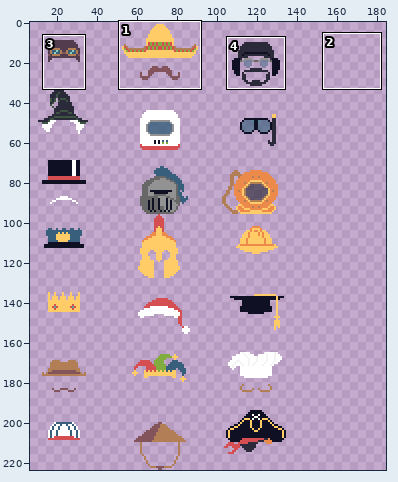
One commit to this pixel-art file: art/hats.aseprite. Above: a wide view before the commit, with the close-up outlined.
Close-up. Old version:
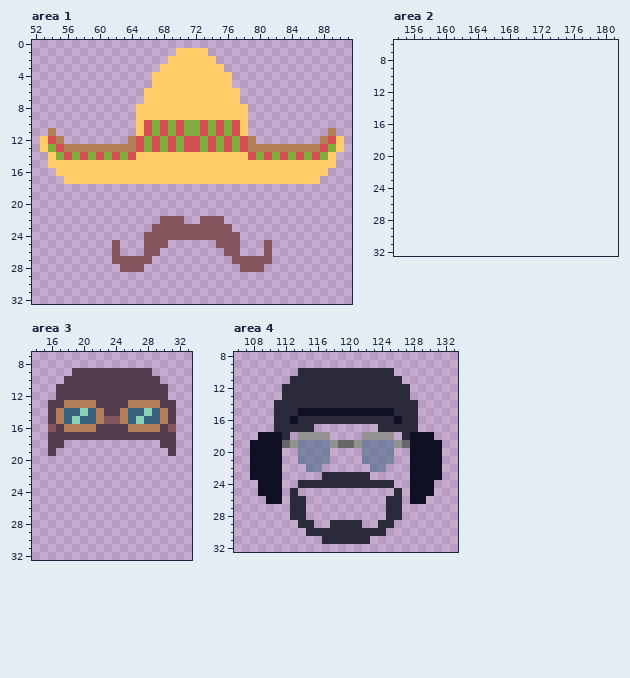
144x224 pixels, 1 frame. Colours within 5 levels of each other are drawn and written as one. Shown: area 1: x 52..91, y 0..32; area 2: x 154..181, y 6..32; area 3: x 14..33, y 7..32; area 4: x 106..133, y 8..32. The old version is drawn lined up with the new one, on the new canvas. The wide view leaves out empty margins. The commit also changed other parts of the picture, which this record leaves out.
After:
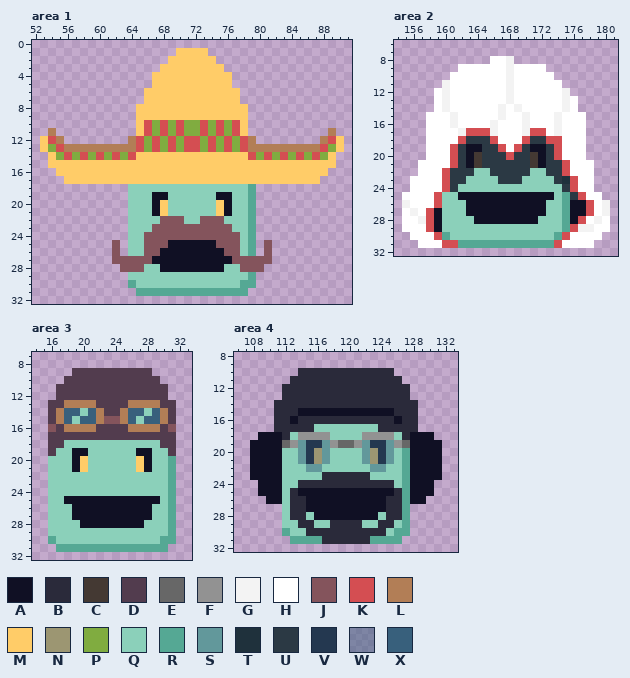
Palette (. is transparent): A #101024  B #2a2a3a  C #443933  D #523c4e  E #676767  F #929292  G #f3f3f3  H #ffffff  J #84545c  K #d44e52  L #b27e56  M #ffcc68  N #9c9672  P #80ac40  Q #8bd0ba  R #55a894  S #62989b  T #1f313c  U #2b3944  V #243850  W #38607c7f  X #38607c
The exact change:
canvas 144x224 -> 192x224
Area 1:
y 18: x 64..79 ................ -> QQQQQQQQQQQQQQQR
y 19: x 64..79 ................ -> QQQAAQQQQQQAAQQR
y 20..21: x 64..79 ................ -> QQQAMQQQQQQMAQQR
y 22: x 64..67 .... -> QQQQ; x 71..72 .. -> QQ; x 76..79 .... -> QQQR
y 23: x 64..66 ... -> QQQ; x 77..79 ... -> QQR
y 24: x 64..65 .. -> QQ; x 78..79 .. -> QR
y 25: x 64..65 .. -> QQ; x 69..74 ...... -> AAAAAA; x 78..79 .. -> QR
y 26: x 64..65 .. -> QQ; x 68..75 ........ -> AAAAAAAA; x 78..79 .. -> QR
y 27: x 67..76 .......... -> AAAAAAAAAA
y 28: x 66..77 ............ -> QQAAAAAAAAQQ
y 29: x 64..79 ................ -> QQQQQQQQQQQQQQQR
y 30: x 64..79 ................ -> RQQQQQQQQQQQQQRR
y 31: x 65..78 .............. -> RRRRRRRRRRRRRR
Area 2:
y 8: x 166..168 ... -> HHG
y 9: x 162..172 ........... -> HHHHHHGHHHH
y 10: x 161..173 ............. -> HHHHHHHGHHHHH
y 11: x 160..174 ............... -> GHHHHHHHGHHHHHH
y 12: x 159..175 ................. -> HGHHHHHHHGHHHHHHG
y 13: x 159..176 .................. -> HGHHHHHHHGHHHHHHGH
y 14: x 159..176 .................. -> HGHHHHHHGHGHHHHHGH
y 15: x 158..177 .................... -> HHHGHHHHHGHHGHHHGHHH
y 16: x 158..177 .................... -> HHHGHHHHGHHHGHHHGHHH
y 17: x 158..177 .................... -> HHHHGKKKGHHHGKKHGHHH
y 18: x 158..177 .................... -> HHHHKUUUKHHHKUUKKHHH
y 19: x 158..177 .................... -> HHHKUAAUUKHKUAAUKHHH
y 20: x 158..177 .................... -> HHHKUACUUUKUUCAUKHHH
y 21: x 157..178 ...................... -> HHHHKUACUUUUUUCAUUKHHH
y 22: x 157..178 ...................... -> HHHKUUUQQUUUUUQQUUKHHH
y 23: x 156..178 ....................... -> HHHHKUUQQQQUUUQQQQUTKHH
y 24: x 156..178 ....................... -> HHHHKUQQQQQQQQQQQQQUKHH
y 25: x 155..179 ......................... -> HHHHKQQAAAAAAAAAAAAQRUKHH
y 26: x 155..180 .......................... -> GHHHKQQQAAAAAAAAAAQQRAAKHG
y 27: x 155..180 .......................... -> HGHKAQQQAAAAAAAAAAQQRAAKHG
y 28: x 155..180 .......................... -> HHGKAQQQQAAAAAAAAQQQRAKHGH
y 29: x 155..180 .......................... -> HHHKAQQQQQQQQQQQQQQQRKGGHH
y 30: x 156..179 ........................ -> HHHKRQQQQQQQQQQQQQRKHHHH
y 31: x 157..178 ...................... -> HHHKKRRRRRRRRRRRRKHHHH
Area 3:
y 18: x 18..29 ............ -> QQQQQQQQQQQQ
y 19: x 17..30 .............. -> QQAAQQQQQQAAQQ
y 20..21: x 16..31 ................ -> QQQAMQQQQQQMAQQR
y 22..24: x 16..31 ................ -> QQQQQQQQQQQQQQQR
y 25: x 16..31 ................ -> QQAAAAAAAAAAAAQR
y 26..27: x 16..31 ................ -> QQQAAAAAAAAAAQQR
y 28: x 16..31 ................ -> QQQQAAAAAAAAQQQR
y 29: x 16..31 ................ -> QQQQQQQQQQQQQQQR
y 30: x 16..31 ................ -> RQQQQQQQQQQQQQRR
y 31: x 17..30 .............. -> RRRRRRRRRRRRRR
Area 4:
y 17: x 116..123 ........ -> QQQQQQQQ
y 18: x 113 . -> Q; x 118..121 .... -> QQQQ; x 126 . -> Q
y 19: x 114..117 WWWW -> SVVS; x 122..125 WWWW -> SVVS
y 20..21: x 112..127 ..WWWW....WWWW.. -> QQSVNSQQQQSNVSQR
y 22: x 112..127 ...WW......WW... -> QQQSSQQQQQQSSQQR
y 23: x 112..116 ..... -> QQQQQ; x 123..127 ..... -> QQQQR
y 24: x 112..113 .. -> QQ; x 126..127 .. -> QR
y 25: x 112 . -> Q; x 114..125 ............ -> AAAAAAAAAAAA; x 127 . -> R
y 26..27: x 112 . -> Q; x 115..124 .......... -> AAAAAAAAAA; x 127 . -> R
y 28: x 112 . -> Q; x 115..124 .......... -> QAAAAAAAAQ; x 127 . -> R
y 29: x 112..113 .. -> QQ; x 116..117 .. -> QQ; x 122..123 .. -> QQ; x 126..127 .. -> QR
y 30: x 112..114 ... -> RQQ; x 125..127 ... -> QRR
y 31: x 113..116 .... -> RRRR; x 123..126 .... -> RRRR
